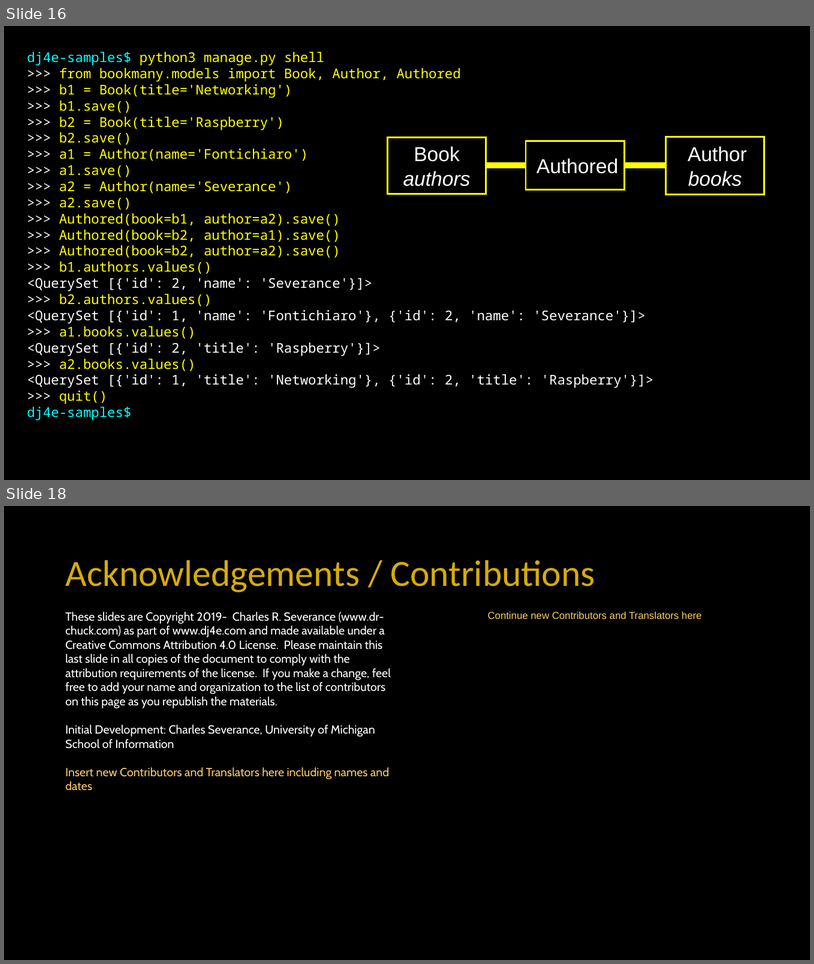
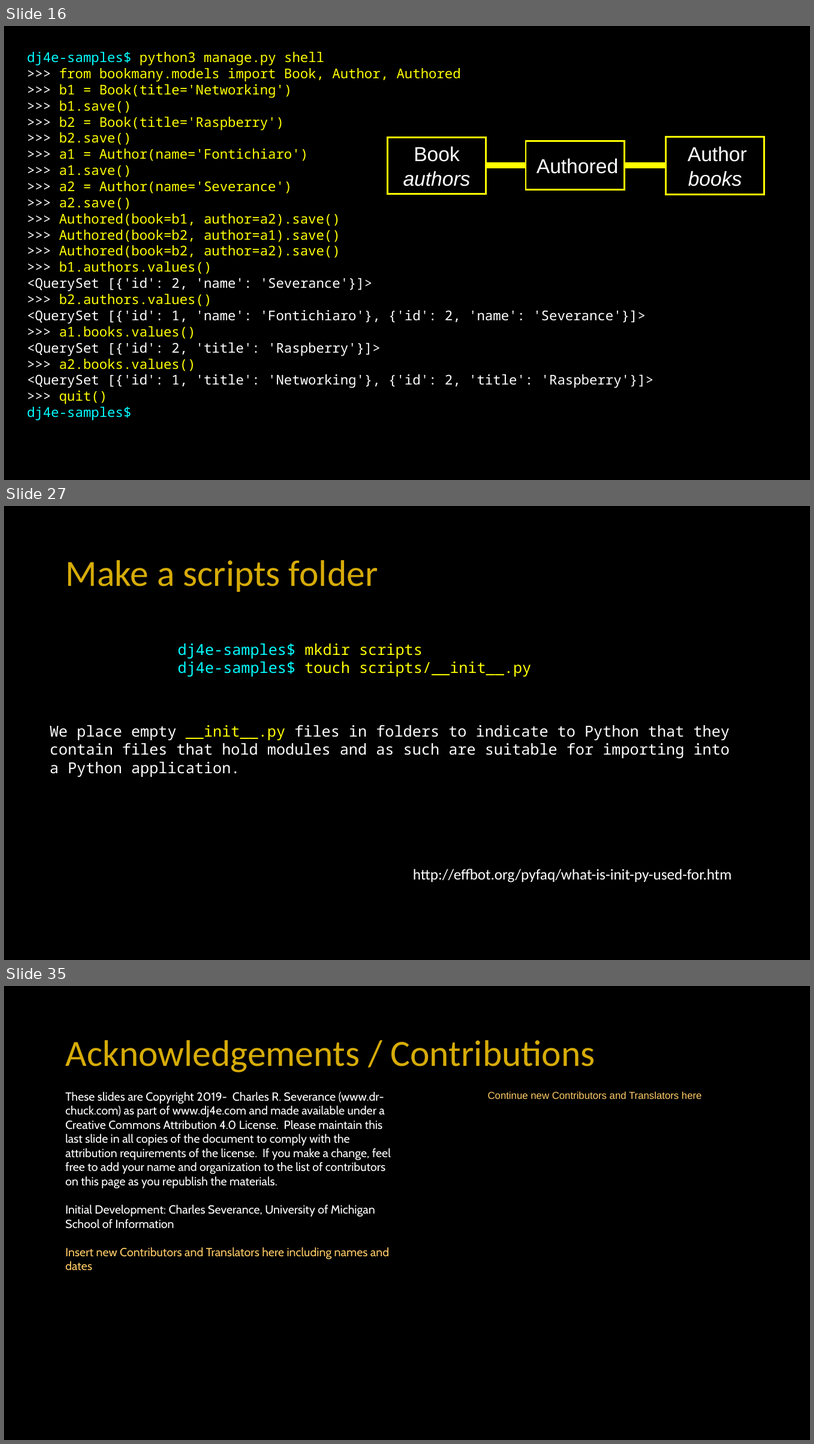
Before and after one commit to csev/dj4e, a slide deck: lectures/DJ-04-Many-To-Many.pptx. Shown one above the other, each under a label of ours: slides 16 and 18 before the commit, slides 16, 27 and 35 after it; the slides between them are not shown. The pictures are 814x964 and 814x1444 pixels, drawn with LibreOffice and Linux fonts; fonts in the diff are those of the drawing. Boxes give left, top, right and bottom in pixels: in the first picture for what was removed or moved away, otherwise in the second. Text is boxed around its words. In the diff, an @@ line names an element or a change of style, - is before the commit and + after.

```diff
--- a/lectures/DJ-04-Many-To-Many.pptx
+++ b/lectures/DJ-04-Many-To-Many.pptx
@@ slide 27 added at [4,506,810,960], background #000000 @@
@@ title added at [65,560,378,592], 44 pt, text #D7AC08 @@
+Make a scripts folder
@@ text added at [178,643,531,676], 18 pt, text #FFFF00 @@
+dj4e-samples$ mkdir scripts
+dj4e-samples$ touch scripts/__init__.py
@@ text added at [50,724,730,777], 18 pt, text #FFFFFF @@
+We place empty __init__.py files in folders to indicate to Python that they contain files that hold modules and as such are suitable for importing into a Python application.
@@ text added at [413,868,732,882], 18 pt, text #FFFFFF @@
+http://effbot.org/pyfaq/what-is-init-py-used-for.htm
@@ what was slide 18 is now slide 35 @@
```
Also in this commit, not shown: 1 slide changed, 16 other slides added.
